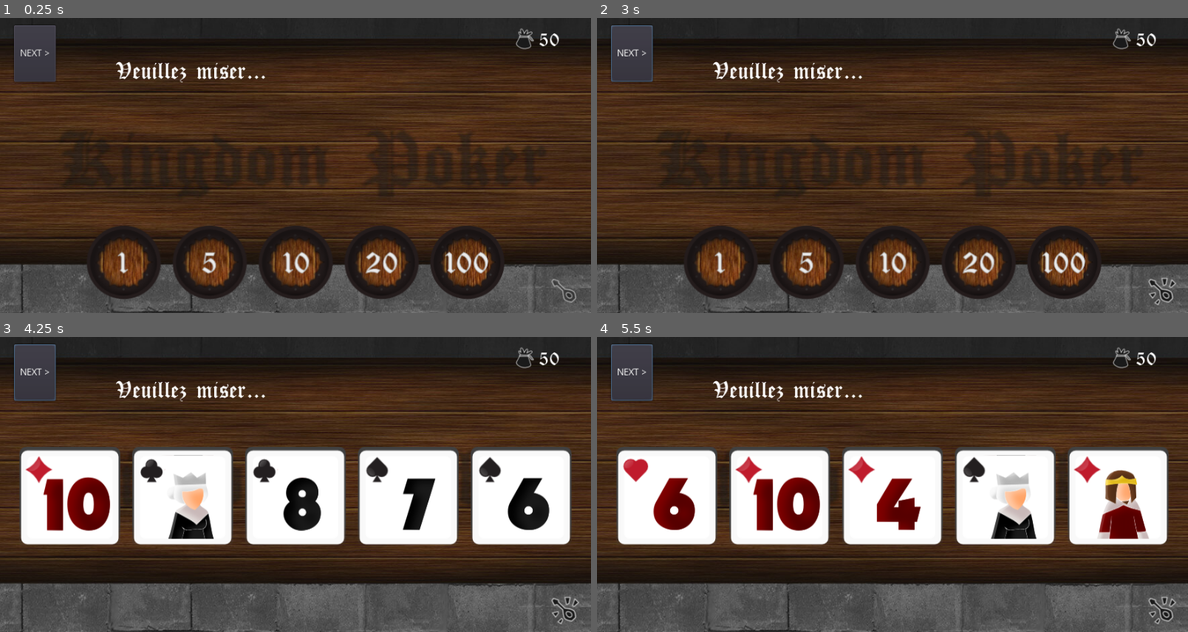
Above: before the commit, frames 1-4 (two rows, left to right).
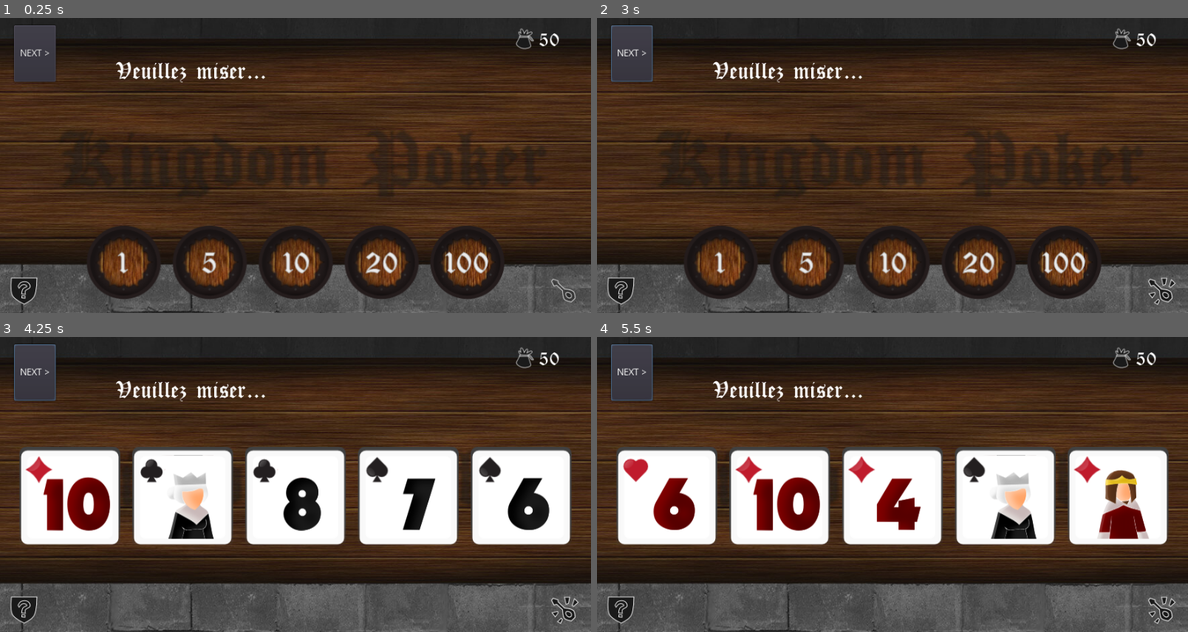
Above: after the commit, the same moments.

Repository: ubermanu/kingdom-poker
Game: Godot game, scene res://Game.tscn
The game is run twice, just before and just after one commit, with the same random seed, the same clock (stepped at 60 frames per second) and the same inputs.
Inputs (mouse positions are in pixels of both pictures, inside the frame that each line leads up to):
- Up to frame 1 (0.25 s): no input
- Up to frame 2 (3 s): click "NEXT >" at 0.5 s; click "NEXT >" at 1.25 s; click "NEXT >" at 2 s; tap Enter at 2.75 s; drag from (1164, 289) to (951, 100) at 2.77 s
- Up to frame 3 (4.25 s): tap Space at 3.5 s; drag from (124, 581) to (567, 608) at 3.52 s
- Up to frame 4 (5.5 s): tap Enter at 4.25 s; move the mouse to (667, 496) at 4.27 s; click (667, 496) at 4.42 s; tap Space at 5 s; drag from (803, 581) to (715, 440) at 5.02 s

The runs differ from the first frame. In frame 1, 0.3% of the frame differs, in the area x 1-98%, y 88-98%; in frame 2, 0.4%; in frame 3, 0.4%; in frame 4, 0.4%.

Commit message:
Add help button

Diff:
--- a/Game.tscn
+++ b/Game.tscn
@@ -6,6 +6,7 @@
 [ext_resource path="res://MusicButton.tscn" type="PackedScene" id=4]
 [ext_resource path="res://Table.tscn" type="PackedScene" id=5]
 [ext_resource path="res://Game.gd" type="Script" id=6]
+[ext_resource path="res://HelpButton.tscn" type="PackedScene" id=7]
 
 [sub_resource type="DynamicFontData" id=1]
 font_path = "res://fonts/cloisterblack.ttf"
@@ -20,7 +21,7 @@
 [node name="Table" parent="." instance=ExtResource( 5 )]
 
 [node name="MusicButton" parent="." instance=ExtResource( 4 )]
-position = Vector2( 842.576, 405.311 )
+position = Vector2( 842, 405 )
 active = false
 
 [node name="Board" parent="." instance=ExtResource( 1 )]
@@ -53,5 +54,8 @@
 __meta__ = {
 "_edit_use_anchors_": false
 }
+
+[node name="HelpButton" parent="." instance=ExtResource( 7 )]
+position = Vector2( 36, 405 )
 [connection signal="score_updated" from="." to="Bank" method="_on_Game_score_updated"]
 [connection signal="pressed" from="NextButton" to="." method="_on_NextButton_pressed"]
--- /dev/null
+++ b/HelpButton.tscn
@@ -0,0 +1,17 @@
+[gd_scene load_steps=3 format=2]
+
+[ext_resource path="res://images/misc.png" type="Texture" id=1]
+
+[sub_resource type="RectangleShape2D" id=1]
+extents = Vector2( 25, 25 )
+
+[node name="HelpButton" type="Area2D"]
+
+[node name="CollisionShape2D" type="CollisionShape2D" parent="."]
+shape = SubResource( 1 )
+
+[node name="Icon" type="Sprite" parent="."]
+texture = ExtResource( 1 )
+vframes = 3
+hframes = 2
+frame = 2
Not shown: 1 places in Game.tscn that only renumber resources
